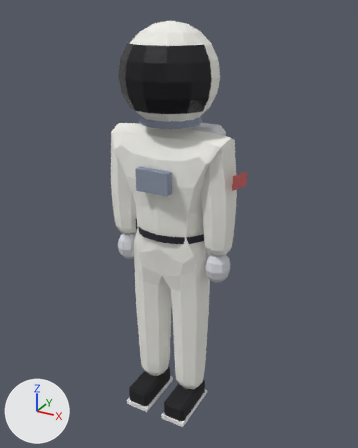
The glTF model public/models/lou-gnar.glb: old version first, new version second.
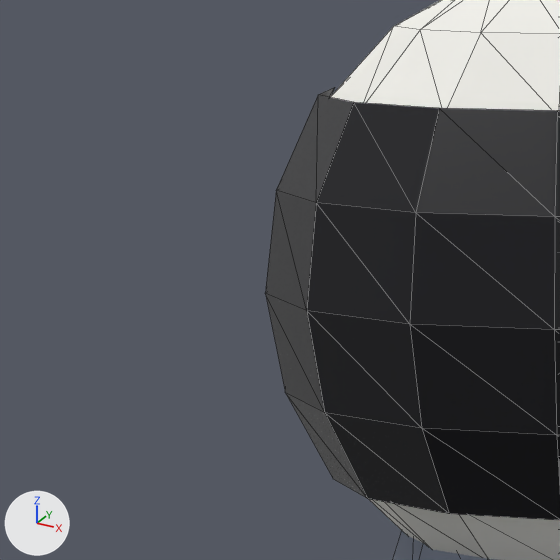
There are two pictures of each version: one whole from a 50 mm lens placed at (1.088, -1.905, 1.979), pointed at (0.019, 0.039, 1.007), one close up on the part from 21% to 47% of the width and 6% to 27% of the height. The axes (+X, +Y, +Z) are drawn at lower left. The lights are the same throughout. The older version's two pictures come first. The close-ups show mesh edges as thin lines. Vertices at exactly the same position are counted once.

Objects in the first close-up: 'LouGnar'.
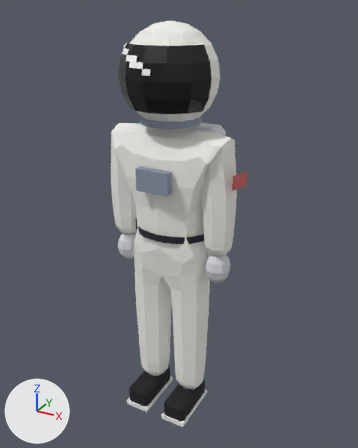
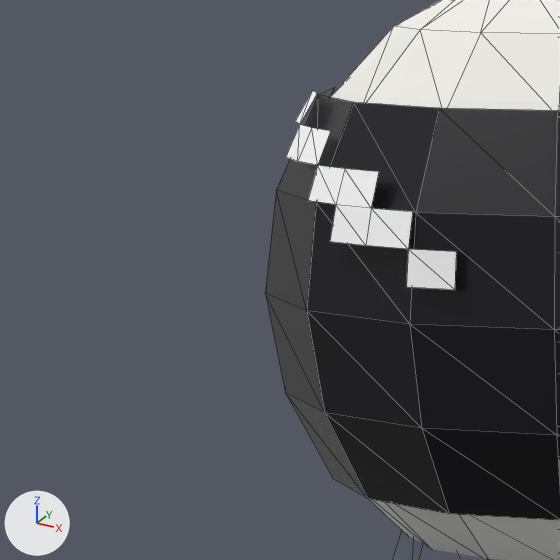
The edits, one by one:
Material 'VisorGlint' (mat_visorglint) is new.
Its base color is (1.0, 1.0, 1.0) (white #ffffff).
Its roughness is 0.9.
me_lougnar is used by ob_lougnar; location (0.0, 0.0, 0.0).
me_lougnar had 811 vertices, 1502 faces and spanned x -0.33..0.36, y -0.22..0.25, z -0.02..1.93.
me_lougnar now has 832 vertices, 1518 faces and spans x -0.33..0.36, y -0.22..0.25, z -0.02..1.93.
me_lougnar part 1: a new loose piece of 21 vertices spanning x -0.16..0.04, y -0.22..-0.11, z 1.73..1.84, in mat_visorglint (white #ffffff).
me_lougnar gains material mat_visorglint (white #ffffff).

Where the change shows, as pixel boxes [x1, y1, x2, y2] in the close-ups (560 x 560 px):
part 1 of me_lougnar, added: after [286, 91, 456, 290]
